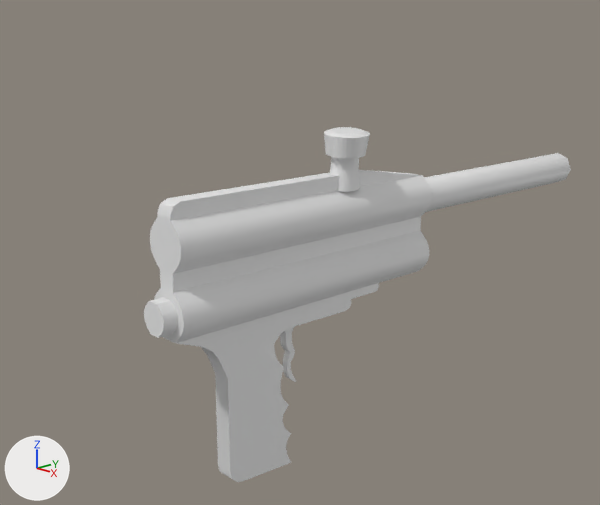
One commit to the Blender file pistola.blend: the scene before it, then after it.
The view is the same before and after, from a camera (50 mm lens) standing at (4.45, -5.03, 3.92) and looking at (-0.18, -0.71, 2.23). Every picture has the same lights, and +X, +Y and +Z are marked at lower left.
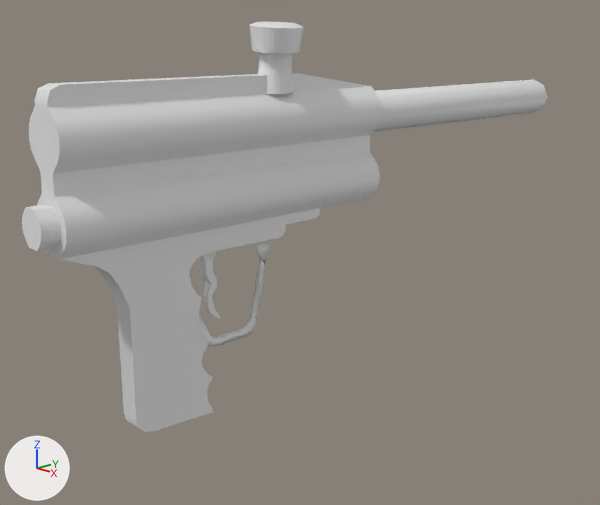
Location of each change, (x1, y1, x2, y2) in pixels of the pictures (600 x 505 px):
'Cylinder.005', moved
    before: (144, 170, 432, 482)
    after: (22, 73, 381, 432)
'Cylinder.001', moved
    before: (424, 153, 571, 212)
    after: (373, 79, 547, 132)
'Cylinder', moved
    before: (324, 127, 370, 192)
    after: (249, 21, 304, 94)
'Plane.001', added
    after: (198, 240, 271, 347)
'Plane', moved
    before: (280, 326, 296, 382)
    after: (198, 251, 220, 319)

What changed in the scene script:
```text
Add me_plane_001:
    me_plane_001.from_pydata(...)  # 49 vertices, 46 faces; spans x -3.84..-2.65, y -4.55..0.96, z -4.45..0.6
    me_plane_001.polygons.foreach_set('use_smooth', [True] * 46)
Change ob_cylinder:
    ob_cylinder.location: (0.107, -0.517, 2.979) -> (0.294, -1.375, 3.748)
Change ob_cylinder_005:
    ob_cylinder_005.location: (0.0, 0.0, -1.498) -> (0.187, -0.858, -0.73)
Change ob_plane:
    ob_plane.location: (0.079, -1.078, 1.809) -> (0.266, -1.936, 2.578)
Change ob_cylinder_001:
    ob_cylinder_001.location: (0.088, 1.465, 2.57) -> (0.275, 0.607, 3.339)
Add ob_plane_001:
    ob_plane_001 = bpy.data.objects.new('Plane.001', me_plane_001)
    ob_plane_001.location = (0.709, -1.588, 2.493)
    ob_plane_001.scale = (0.13, 0.13, 0.13)
    _m = ob_plane_001.modifiers.new('Solidify', 'SOLIDIFY')
    _m.thickness = 0.02
```
